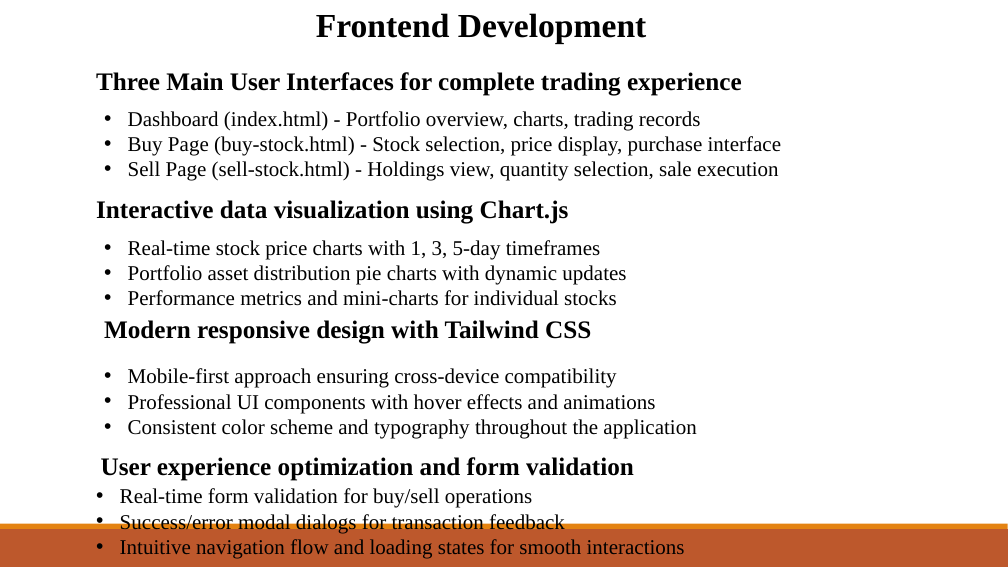
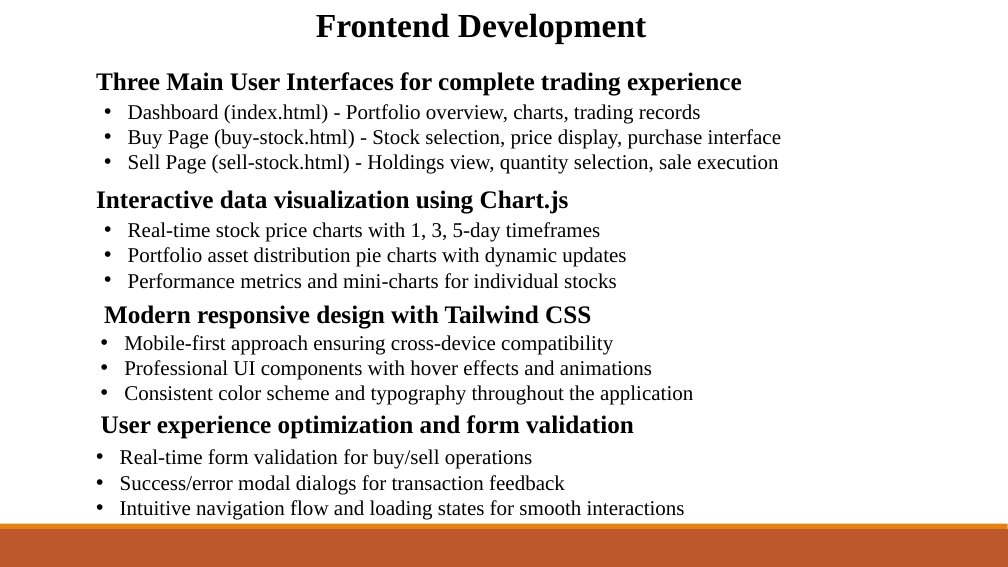
Before and after one commit to mimanchiou/seven, a slide deck: slide 8 of Final_ppt.pptx. Drawn at 1008x567 pixels with LibreOffice and Linux fonts; fonts in the diff are those of the drawing. Boxes give left, top, right and bottom in pixels: in the first picture for what was removed or moved away, otherwise in the second. Text is boxed around its words. In the diff, an @@ line names an element or a change of style, - is before the commit and + after.

```diff
--- a/Final_ppt.pptx
+++ b/Final_ppt.pptx
@@ text "Dashboard (index.html) - Portfolio overview, ...": place and size @@
-text "Dashboard (index.html) - Portfolio overview, ..." at bbox=[128, 111, 781, 181]
+text "Dashboard (index.html) - Portfolio overview, ..." at bbox=[128, 104, 781, 174]
@@ text "Interactive data visualization using Chart.js": place and size @@
-text "Interactive data visualization using Chart.js" at bbox=[96, 200, 569, 224]
+text "Interactive data visualization using Chart.js" at bbox=[96, 190, 569, 214]
@@ text "Real-time stock price charts with ...": place and size @@
-text "Real-time stock price charts with ..." at bbox=[128, 240, 626, 306]
+text "Real-time stock price charts with ..." at bbox=[128, 222, 626, 289]
@@ text "Modern responsive design with Tailwind ...": place and size @@
-text "Modern responsive design with Tailwind ..." at bbox=[104, 320, 591, 344]
+text "Modern responsive design with Tailwind ..." at bbox=[104, 305, 591, 329]
@@ text "Mobile-first approach ensuring cross-device compatibility": place and size @@
-text "Mobile-first approach ensuring cross-device compatibility" at bbox=[128, 368, 696, 439]
+text "Mobile-first approach ensuring cross-device compatibility" at bbox=[124, 335, 693, 405]
@@ text "User experience optimization and form ...": place and size @@
-text "User experience optimization and form ..." at bbox=[101, 457, 634, 481]
+text "User experience optimization and form ..." at bbox=[101, 415, 634, 439]
@@ text "Real-time form validation for buy/sell ...": place and size @@
-text "Real-time form validation for buy/sell ..." at bbox=[120, 488, 685, 559]
+text "Real-time form validation for buy/sell ..." at bbox=[120, 449, 685, 520]
```
